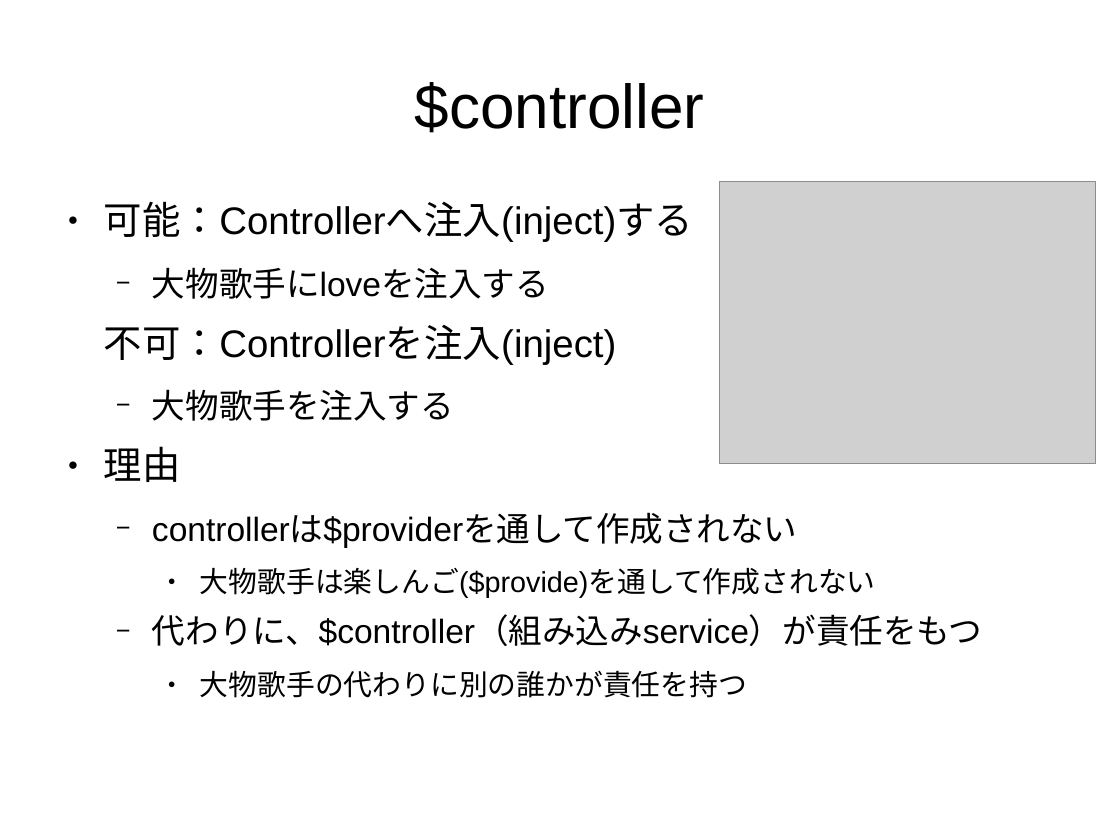
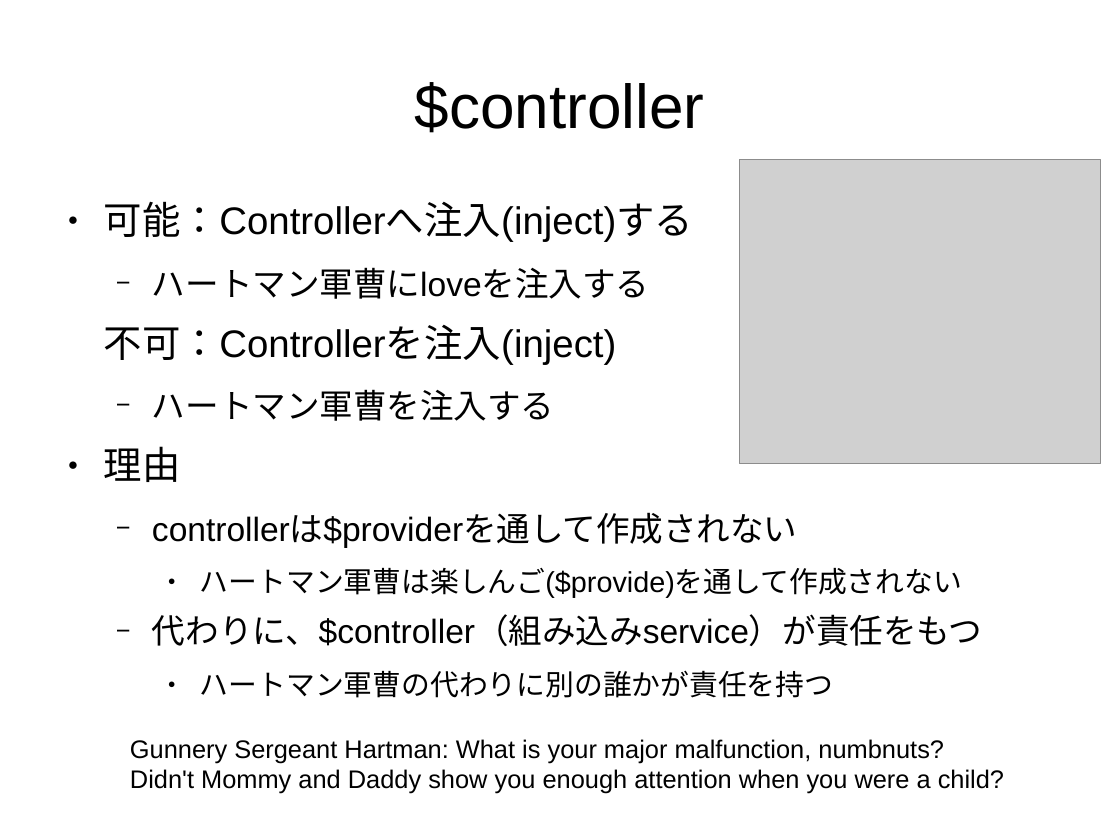
Before and after one commit to sallop/til, a slide deck: slide 18 of AngularJS.odp. Drawn at 1120x840 pixels with LibreOffice and Linux fonts; fonts in the diff are those of the drawing; grey boxes stand for pictures. Boxes give left, top, right and bottom in pixels: in the first picture for what was removed or moved away, otherwise in the second. Text is boxed around its words. In the diff, an @@ line names an element or a change of style, - is before the commit and + after.

```diff
--- a/AngularJS.odp
+++ b/AngularJS.odp
@@ picture: place and size @@
-picture at [721,182,1097,464]
+picture at [740,160,1102,463]
@@ text at [152,267,649,299]: text changed @@
-  − 大物歌手にloveを注入する
+  − ハートマン軍曹にloveを注入する
@@ text at [152,389,554,421]: text changed @@
-  − 大物歌手を注入する
+  − ハートマン軍曹を注入する
@@ text at [200,568,962,598]: text changed @@
-    ● 大物歌手は楽しんご($provide)を通して作成されない
+    ● ハートマン軍曹は楽しんご($provide)を通して作成されない
@@ text at [200,670,833,698]: text changed @@
-    ● 大物歌手の代わりに別の誰かが責任を持つ
+    ● ハートマン軍曹の代わりに別の誰かが責任を持つ
@@ text added at [130,739,1004,794], 18 pt, text #000000 @@
+Gunnery Sergeant Hartman: What is your major malfunction, numbnuts?
+Didn't Mommy and Daddy show you enough attention when you were a child?
```
Also in this commit, not shown: 2 other slides changed, 1 slide removed, 5 other files.
